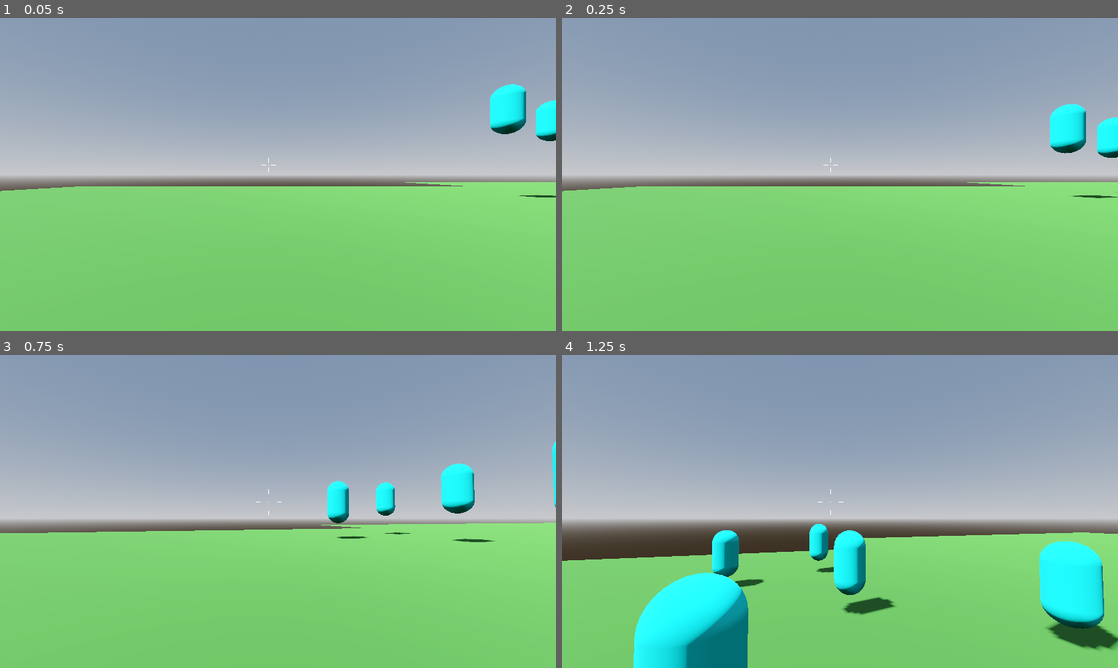
Above: before the commit, frames 1-4 (two rows, left to right).
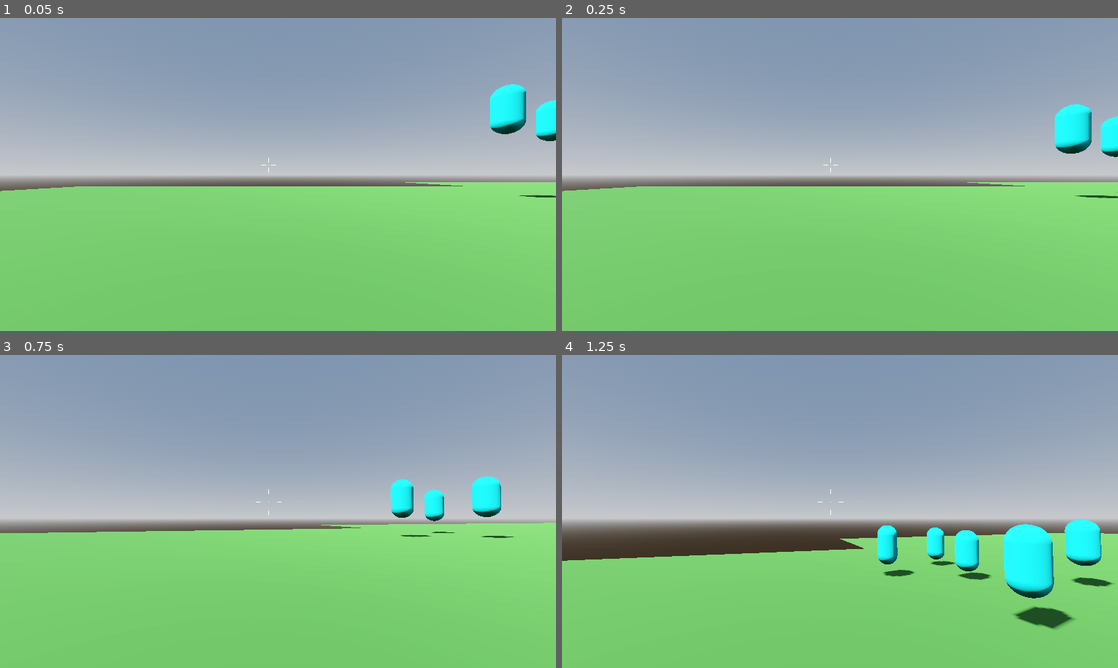
Above: after the commit, the same moments.

Repository: ChaffeyGameDevelopmentClub/cyberrun
Game: Godot game, scene res://Scenes/Player/Testing/TestingWorld.tscn
Same seed, same stepped clock (60 frames per second), same inputs: the game is played once before the commit and once after it. The project has no main scene, so this scene is started directly.
Inputs (mouse positions are in pixels of both pictures, inside the frame that each line leads up to):
- Up to frame 1 (0.05 s): no input
- Up to frame 2 (0.25 s): no input
- Up to frame 3 (0.75 s): move the mouse to (400, 495) at 0.52 s; hold D (right) from 0.53 s (still down); tap Ctrl (slide) at 0.6 s
- Up to frame 4 (1.25 s): keep holding D (right); tap Space (jump) at 0.77 s

Frame 1 is identical in both runs. In frame 2, 0.5% of the frame differs, in the area x 87-100%, y 27-58%; in frame 3, 3.2%; in frame 4, 15%, in the area x 12-100%, y 52-100%.

Commit message:
fixed stuff then kev broke it

Diff:
--- a/Godot/cyberrun/Scenes/Enemies/enemy_manager.tscn
+++ b/Godot/cyberrun/Scenes/Enemies/enemy_manager.tscn
@@ -1,7 +1,11 @@
-[gd_scene load_steps=3 format=3 uid="uid://c8jxvgc60xvd3"]
+[gd_scene load_steps=5 format=3 uid="uid://c8jxvgc60xvd3"]
 
 [ext_resource type="Script" path="res://Scripts/enemies/enemy_manager.gd" id="1_wjqfg"]
 [ext_resource type="PackedScene" uid="uid://dvvcqcudqqt0f" path="res://Scenes/Enemies/support.tscn" id="2_jwpc5"]
+
+[sub_resource type="BoxShape3D" id="BoxShape3D_8b0fv"]
+
+[sub_resource type="BoxMesh" id="BoxMesh_0un22"]
 
 [node name="EnemyManager" type="Node3D"]
 script = ExtResource("1_wjqfg")
@@ -19,3 +23,13 @@
 
 [node name="Support5" parent="." instance=ExtResource("2_jwpc5")]
 transform = Transform3D(1, 0, 0, 0, 1, 0, 0, 0, 1, 3.96403, 0, 2.38377)
+
+[node name="Leader" type="CharacterBody3D" parent="."]
+transform = Transform3D(1, 0, 0, 0, 1, 0, 0, 0, 1, 20.1743, 0, 0)
+
+[node name="CollisionShape3D" type="CollisionShape3D" parent="Leader"]
+shape = SubResource("BoxShape3D_8b0fv")
+
+[node name="MeshInstance3D" type="MeshInstance3D" parent="Leader"]
+transform = Transform3D(1, 0, 0, 0, 1, 0, 0, 0, 1, 11.4598, 0, 0)
+mesh = SubResource("BoxMesh_0un22")
--- a/Godot/cyberrun/Scenes/Enemies/support.tscn
+++ b/Godot/cyberrun/Scenes/Enemies/support.tscn
@@ -33,6 +33,9 @@
 [node name="WanderTimer" type="Timer" parent="Timers"]
 one_shot = true
 
+[node name="Near Timer" type="Timer" parent="Timers"]
+autostart = true
+
 [node name="HealthComponent" parent="." instance=ExtResource("2_5d7ey")]
 
 [node name="HitboxComponent" parent="." node_paths=PackedStringArray("health_component") instance=ExtResource("3_0grm3")]
@@ -46,4 +49,5 @@
 
 [connection signal="timeout" from="Timers/StuckTimer" to="." method="_on_stuck_timer_timeout"]
 [connection signal="timeout" from="Timers/WanderTimer" to="." method="_on_wander_timer_timeout"]
+[connection signal="timeout" from="Timers/Near Timer" to="." method="_on_timer_near_timeout"]
 [connection signal="area_entered" from="HitboxComponent" to="weapon" method="_on_hitbox_component_area_entered"]
--- a/Godot/cyberrun/Scripts/enemies/support.gd
+++ b/Godot/cyberrun/Scripts/enemies/support.gd
@@ -12,6 +12,8 @@
 
 var rng
 var randPos
+var nearTimeout := true
+var nearest
 
 #Status
 var inAir : bool
@@ -22,6 +24,8 @@
 #arrays
 var friendlys
 var disToFriend : Array
+var near : Array
+var nearNum : Array
 
 enum ENTITY_STATE{
 	Idle,
@@ -38,11 +42,15 @@
 	#Array
 	friendlys = get_parent().get_children()
 func _physics_process(delta: float) -> void:
-	#puts distances in a array
-	for i in friendlys.size():
-		disToFriend.push_back(getDistance(self.position,friendlys[i].position))
-		#print(self.name+" "+friendlys[i].name+" "+str(disToFriend[i]))
-		i+=1
+	if nearTimeout:
+		#puts distances in a array
+		for i in friendlys.size():
+			print(self.name + " Distance: " + str(getDistance(self.position,friendlys[i].position)) + " SelfPos: " + str(self.position) + " FriendlyPos: " + str(friendlys[i].position))
+			disToFriend.push_back(getDistance(self.position,friendlys[i].position))
+			#print(self.name+" "+friendlys[i].name+" "+str(disToFriend[i]))
+			i+=1
+		nearTimeout = false
+		#print(disToFriend)
 
 	match entity_state:
 
@@ -51,18 +59,18 @@
 			if true:
 				randPos = setRandomPos()
 				#print(randPos)
-				entity_state = 1
+				entity_state = 2
 		1:#Wander
 			#wander within a range till fight starts
-
+			#Don't fucking work
 			if navAgent.distance_to_target() <= 1 and wanderTimer.is_stopped():
 				#timer
 				wanderTimer.start()
-				print("TimerStarted")
+				#print("TimerStarted")
 				velocity = Vector3(0,0,0)
 			else:
 				moveTo(randPos)
-				print(self.name +" "+str(randPos))
+				#print(self.name +" "+str(randPos))
 				if stuckTimer.is_stopped():
 					stuckTimer.start()
 		2:#Follow
@@ -71,21 +79,24 @@
 			#make grunts group up when near support to assits the deploy function
 			#Check if near 3
 			var a
-			var near : Array
 			var target
 			for i in friendlys.size():
-				if disToFriend[i] <= 5:
-					a=+1
-					near.push_back(friendlys[i])
-				var nearest = near.min()
-				for o in friendlys.size():
-					if nearest == disToFriend[o]:
-						target = friendlys[o]
-				if !target == 'null':
-					moveTo(target)
-				if a >= 3:
-					entity_state = 3
-			pass
+				if friendlys[i].name == "Leader":
+					moveToArea(friendlys[i])
+
+				#if disToFriend[i] >= 3:
+					#a=+1
+					#near.push_back(friendlys[i])
+					#nearNum.push_back(disToFriend[i])
+				#nearest = nearNum.min()
+				#print(nearest)
+			#for o in friendlys.size():
+				#if nearest == disToFriend[o]:
+				#	target = friendlys[o]
+			#if !target == null:
+				#moveTo(target.position)
+			#if a >= 3:
+				#entity_state = 3
 		3:#Deploy
 			#idea is to deploy shield when around Num of enimies, and undeploy if num < amount needed
 			if friendlys.lengeth >= 3:
@@ -134,6 +145,14 @@
 	var Newvelocity = (next_nav_point - global_transform.origin).normalized() * SPEED
 	set_velocity(Newvelocity)
 
+func moveToArea(target):
+	navAgent.set_target_position(target.position)
+	var next_nav_point = navAgent.get_next_path_position()
+	var Newvelocity = (next_nav_point - global_transform.origin).normalized() * SPEED
+	set_velocity(Newvelocity)
+	if getDistance(self.position,target.position) < 2:
+		set_velocity(Vector3(0,0,0))
+
 func setRandomPos():
 	var pos = Vector3(rng.randi_range(self.position.x-5,self.position.x+5),0,rng.randi_range(self.position.z-5,self.position.z+5))
 	return pos
@@ -155,7 +174,11 @@
 	#print("Timeout")
 
 func _on_stuck_timer_timeout() -> void:
-	print("timeout")
+	#print("timeout")
 	velocity = Vector3(0,0,0)
 	rng = RandomNumberGenerator.new()
 	entity_state = 0
+
+
+func _on_timer_near_timeout() -> void:
+	nearTimeout = true
